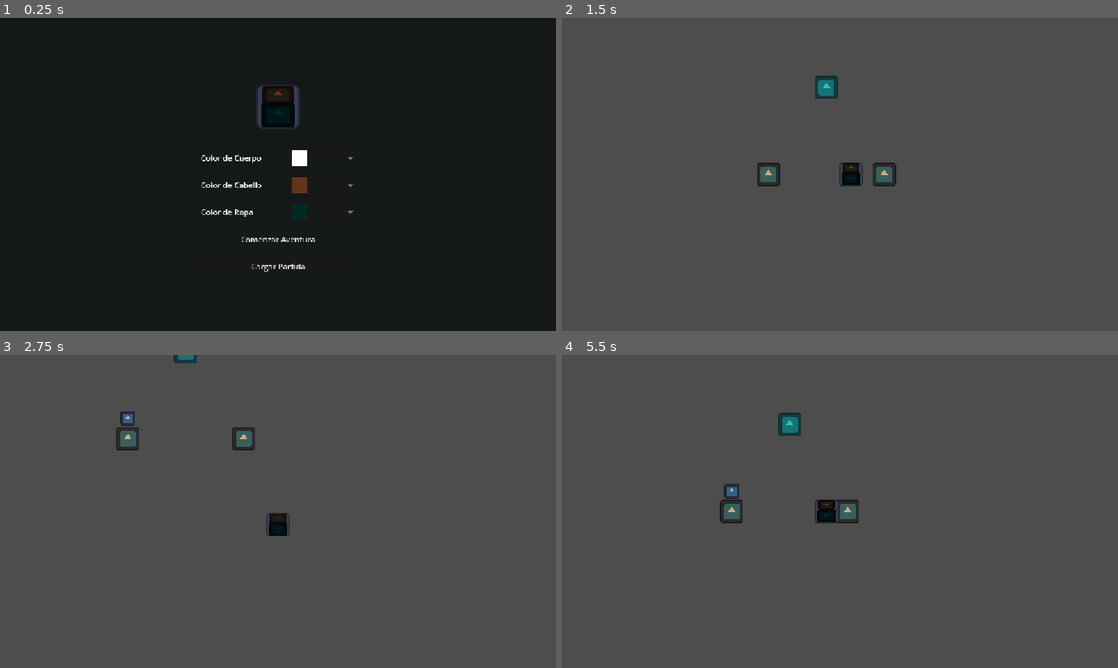
Above: before the commit, frames 1-4 (two rows, left to right).
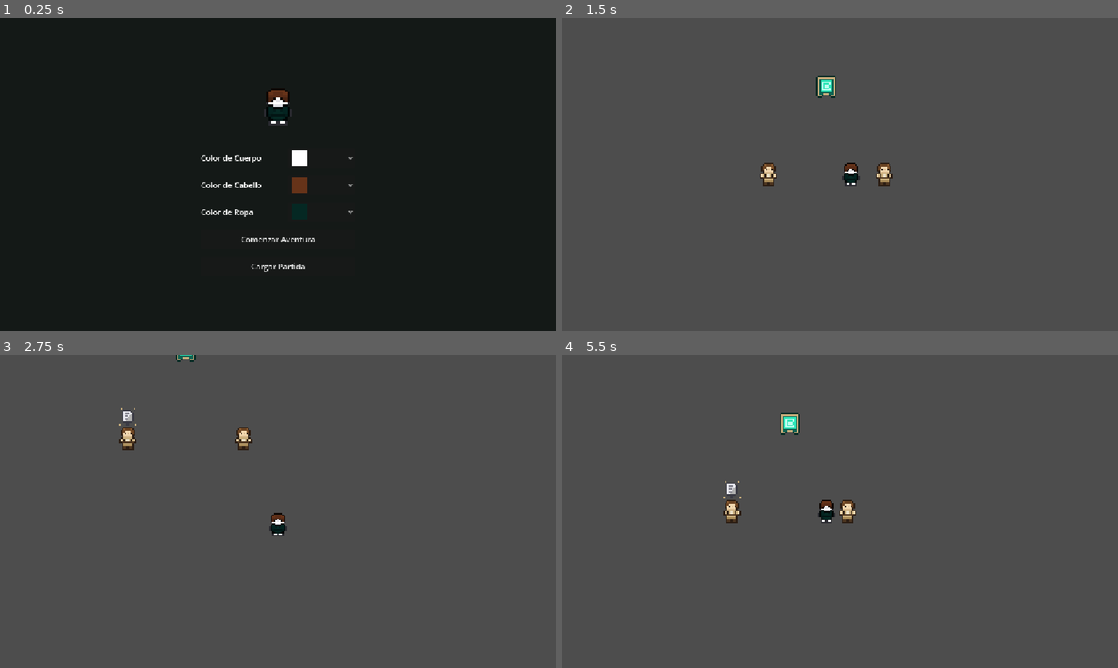
Above: after the commit, the same moments.

Repository: rualesana-046/Proyecto_videojuego_2D
Game: Godot game, scene res://scenes/ui/CharacterCreator.tscn
Same seed, same stepped clock (60 frames per second), same inputs: the game is played once before the commit and once after it. The engine's default icon, where the game draws it, is replaced by a stand-in: a white triangle on a blue panel in a dark square.
Inputs:
- Up to frame 1 (0.25 s): no input
- Up to frame 2 (1.5 s): click "Comenzar Aventura" at 0.5 s; tap Enter at 1.25 s; hold D (move_right) from 1.28 s (still down); hold E (interact) from 1.28 s (still down)
- Up to frame 3 (2.75 s): release D (move_right) at 2.03 s; release E (interact) at 2.03 s; hold S (move_down) from 2.03 s (still down); tap Q (toggle_notebook) at 2.1 s
- Up to frame 4 (5.5 s): release S (move_down) at 2.78 s; hold D (move_right) 2.78-3.53 s; hold E (interact) 2.78-3.53 s; hold W (move_up) 3.53-4.28 s; tap Q (toggle_notebook) at 3.6, 5.1 s; hold E (interact) 4.28-5.03 s; hold A (move_left) from 4.28 s (still down)

The runs differ from the first frame. In frame 1, 0.5% of the frame differs, in the area x 46-54%, y 21-36%; in frame 2, 0.9%; in frame 3, 0.9%; in frame 4, 1.0%, in the area x 28-54%, y 18-54%.

Commit message:
feat: generate and integrate 16x16 pixel art sprites for all entities

Diff:
--- a/scenes/entities/Chaser.tscn
+++ b/scenes/entities/Chaser.tscn
@@ -1,7 +1,7 @@
 [gd_scene load_steps=6 format=3 uid="uid://g5m2n8p4r1x9w"]
 
 [ext_resource type="Script" path="res://scenes/entities/Chaser.gd" id="1_chaser_script"]
-[ext_resource type="Texture2D" path="res://icon.svg" id="2_chaser_icon"]
+[ext_resource type="Texture2D" path="res://assets/sprites/chaser.png" id="2_chaser_texture"]
 
 [sub_resource type="RectangleShape2D" id="RectangleShape2D_body"]
 size = Vector2(12, 10)
@@ -17,9 +17,7 @@
 script = ExtResource("1_chaser_script")
 
 [node name="Sprite2D" type="Sprite2D" parent="."]
-modulate = Color(0.545098, 0, 0, 1)
-scale = Vector2(0.125, 0.125)
-texture = ExtResource("2_chaser_icon")
+texture = ExtResource("2_chaser_texture")
 
 [node name="CollisionShape2D" type="CollisionShape2D" parent="."]
 position = Vector2(0, 4)
--- a/scenes/entities/LevelTransitionZone.tscn
+++ b/scenes/entities/LevelTransitionZone.tscn
@@ -1,7 +1,7 @@
 [gd_scene load_steps=4 format=3 uid="uid://s6n2r8x4p9m1w"]
 
 [ext_resource type="Script" path="res://scenes/entities/LevelTransitionZone.gd" id="1_transition_script"]
-[ext_resource type="Texture2D" uid="uid://ifxynj3yamlc" path="res://icon.svg" id="2_transition_icon"]
+[ext_resource type="Texture2D" path="res://assets/sprites/transition_portal.png" id="2_transition_texture"]
 
 [sub_resource type="RectangleShape2D" id="RectangleShape2D_portal"]
 size = Vector2(16, 16)
@@ -10,9 +10,7 @@
 script = ExtResource("1_transition_script")
 
 [node name="Sprite2D" type="Sprite2D" parent="."]
-modulate = Color(0.18, 0.85, 0.68, 0.85)
-scale = Vector2(0.125, 0.125)
-texture = ExtResource("2_transition_icon")
+texture = ExtResource("2_transition_texture")
 
 [node name="CollisionShape2D" type="CollisionShape2D" parent="."]
 shape = SubResource("RectangleShape2D_portal")
--- a/scenes/entities/NPC.tscn
+++ b/scenes/entities/NPC.tscn
@@ -1,7 +1,8 @@
-[gd_scene load_steps=4 format=3 uid="uid://f3n7r9x2m5p8w"]
+[gd_scene load_steps=5 format=3 uid="uid://f3n7r9x2m5p8w"]
 
 [ext_resource type="Script" path="res://scenes/entities/NPC.gd" id="1_npc_script"]
-[ext_resource type="Texture2D" path="res://icon.svg" id="2_npc_icon"]
+[ext_resource type="Texture2D" path="res://assets/sprites/npc_villager.png" id="2_npc_texture"]
+[ext_resource type="Texture2D" path="res://assets/sprites/memory_indicator.png" id="3_memory_indicator_texture"]
 
 [sub_resource type="CircleShape2D" id="CircleShape2D_detection"]
 radius = 22.0
@@ -10,16 +11,12 @@
 script = ExtResource("1_npc_script")
 
 [node name="Sprite2D" type="Sprite2D" parent="."]
-modulate = Color(0.788235, 0.682353, 0.486275, 1)
-scale = Vector2(0.125, 0.125)
-texture = ExtResource("2_npc_icon")
+texture = ExtResource("2_npc_texture")
 
 [node name="MemoryIndicator" type="Sprite2D" parent="."]
 visible = false
-modulate = Color(0.690196, 0.690196, 0.690196, 1)
 position = Vector2(0, -14)
-scale = Vector2(0.08, 0.08)
-texture = ExtResource("2_npc_icon")
+texture = ExtResource("3_memory_indicator_texture")
 
 [node name="CollisionShape2D" type="CollisionShape2D" parent="."]
 shape = SubResource("CircleShape2D_detection")
--- a/scenes/entities/Player.tscn
+++ b/scenes/entities/Player.tscn
@@ -1,7 +1,9 @@
-[gd_scene load_steps=4 format=3 uid="uid://b8m3x7p2laq1w"]
+[gd_scene load_steps=6 format=3 uid="uid://b8m3x7p2laq1w"]
 
 [ext_resource type="Script" path="res://scenes/entities/Player.gd" id="1_player_script"]
-[ext_resource type="Texture2D" path="res://icon.svg" id="2_player_icon"]
+[ext_resource type="Texture2D" path="res://assets/sprites/player_body.png" id="2_player_body"]
+[ext_resource type="Texture2D" path="res://assets/sprites/player_clothes.png" id="3_player_clothes"]
+[ext_resource type="Texture2D" path="res://assets/sprites/player_hair.png" id="4_player_hair"]
 
 [sub_resource type="RectangleShape2D" id="RectangleShape2D_base"]
 size = Vector2(12, 10)
@@ -15,18 +17,13 @@
 [node name="Visuals" type="Node2D" parent="."]
 
 [node name="BodySprite" type="Sprite2D" parent="Visuals"]
-scale = Vector2(0.125, 0.125)
-texture = ExtResource("2_player_icon")
+texture = ExtResource("2_player_body")
 
 [node name="ClothesSprite" type="Sprite2D" parent="Visuals"]
-position = Vector2(0, 3)
-scale = Vector2(0.1, 0.07)
-texture = ExtResource("2_player_icon")
+texture = ExtResource("3_player_clothes")
 
 [node name="HairSprite" type="Sprite2D" parent="Visuals"]
-position = Vector2(0, -4.5)
-scale = Vector2(0.09, 0.05)
-texture = ExtResource("2_player_icon")
+texture = ExtResource("4_player_hair")
 
 [node name="CollisionShape2D" type="CollisionShape2D" parent="."]
 position = Vector2(0, 4)
--- a/scenes/entities/WaxFragment.tscn
+++ b/scenes/entities/WaxFragment.tscn
@@ -1,7 +1,7 @@
 [gd_scene load_steps=4 format=3 uid="uid://j4n9q2x6m8p1w"]
 
 [ext_resource type="Script" path="res://scenes/entities/WaxFragment.gd" id="1_wax_fragment_script"]
-[ext_resource type="Texture2D" path="res://icon.svg" id="2_wax_fragment_icon"]
+[ext_resource type="Texture2D" path="res://assets/sprites/wax_fragment.png" id="2_wax_fragment_texture"]
 
 [sub_resource type="CircleShape2D" id="CircleShape2D_pickup"]
 radius = 10.0
@@ -10,9 +10,7 @@
 script = ExtResource("1_wax_fragment_script")
 
 [node name="Sprite2D" type="Sprite2D" parent="."]
-modulate = Color(1, 0.647059, 0, 1)
-scale = Vector2(0.08, 0.08)
-texture = ExtResource("2_wax_fragment_icon")
+texture = ExtResource("2_wax_fragment_texture")
 
 [node name="CollisionShape2D" type="CollisionShape2D" parent="."]
 shape = SubResource("CircleShape2D_pickup")
--- a/scenes/ui/CharacterCreator.tscn
+++ b/scenes/ui/CharacterCreator.tscn
@@ -1,8 +1,10 @@
-[gd_scene load_steps=4 format=3 uid="uid://n3q8r5x2p6m1w"]
+[gd_scene load_steps=6 format=3 uid="uid://n3q8r5x2p6m1w"]
 
 [ext_resource type="Theme" uid="uid://d2m8x4q9r1p7v" path="res://scenes/ui/main_theme.tres" id="1_main_theme"]
 [ext_resource type="Script" path="res://scenes/ui/CharacterCreator.gd" id="2_character_creator_script"]
-[ext_resource type="Texture2D" path="res://icon.svg" id="3_preview_icon"]
+[ext_resource type="Texture2D" path="res://assets/sprites/player_body.png" id="3_player_body"]
+[ext_resource type="Texture2D" path="res://assets/sprites/player_clothes.png" id="4_player_clothes"]
+[ext_resource type="Texture2D" path="res://assets/sprites/player_hair.png" id="5_player_hair"]
 
 [node name="CharacterCreator" type="Control"]
 layout_mode = 3
@@ -43,22 +45,18 @@
 layout_mode = 2
 
 [node name="PreviewVisuals" type="Node2D" parent="MainContainer/PreviewContainer"]
+texture_filter = 1
 position = Vector2(160, 70)
-scale = Vector2(1.4, 1.4)
+scale = Vector2(5, 5)
 
 [node name="BodySprite" type="Sprite2D" parent="MainContainer/PreviewContainer/PreviewVisuals"]
-scale = Vector2(0.5, 0.5)
-texture = ExtResource("3_preview_icon")
+texture = ExtResource("3_player_body")
 
 [node name="ClothesSprite" type="Sprite2D" parent="MainContainer/PreviewContainer/PreviewVisuals"]
-position = Vector2(0, 12)
-scale = Vector2(0.4, 0.28)
-texture = ExtResource("3_preview_icon")
+texture = ExtResource("4_player_clothes")
 
 [node name="HairSprite" type="Sprite2D" parent="MainContainer/PreviewContainer/PreviewVisuals"]
-position = Vector2(0, -18)
-scale = Vector2(0.36, 0.2)
-texture = ExtResource("3_preview_icon")
+texture = ExtResource("5_player_hair")
 
 [node name="BodyColorRow" type="HBoxContainer" parent="MainContainer"]
 layout_mode = 2
Binary file added: assets/sprites/chaser.png
Binary file added: assets/sprites/memory_indicator.png
Binary file added: assets/sprites/npc_villager.png
Binary file added: assets/sprites/player_body.png
Binary file added: assets/sprites/player_clothes.png
Binary file added: assets/sprites/player_hair.png
Binary file added: assets/sprites/transition_portal.png
Binary file added: assets/sprites/wax_fragment.png
